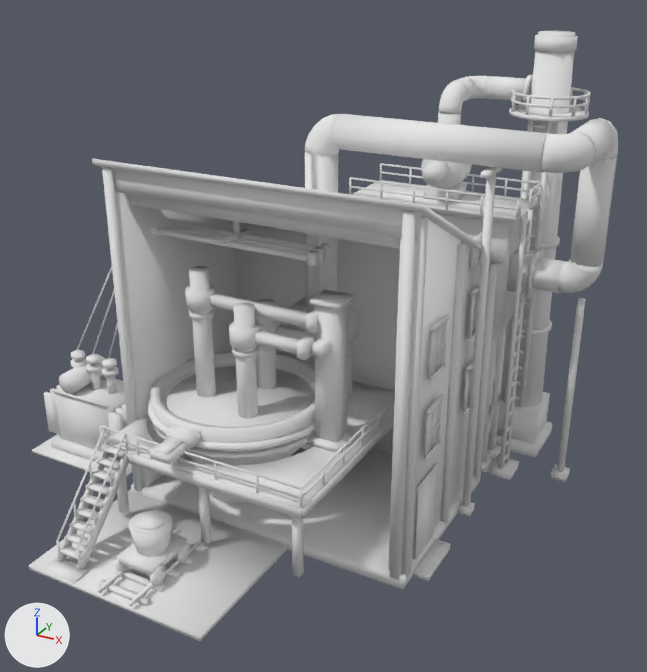
Renders of the glTF model price-of-everything-0.1/assets/supply_chain_3d/eaf_lvl2_contour.glb from each side of a commit.
The view is the same before and after, from a 50 mm lens placed at (0.672, -1.081, 0.816), pointed at (0.075, 0.005, 0.273). Arrows for +X, +Y and +Z are at lower left; the lights stay in place. The first picture is the older version. Vertices at exactly the same position are counted once.

Names of what the first picture shows: 'eaf_v2_contour'.
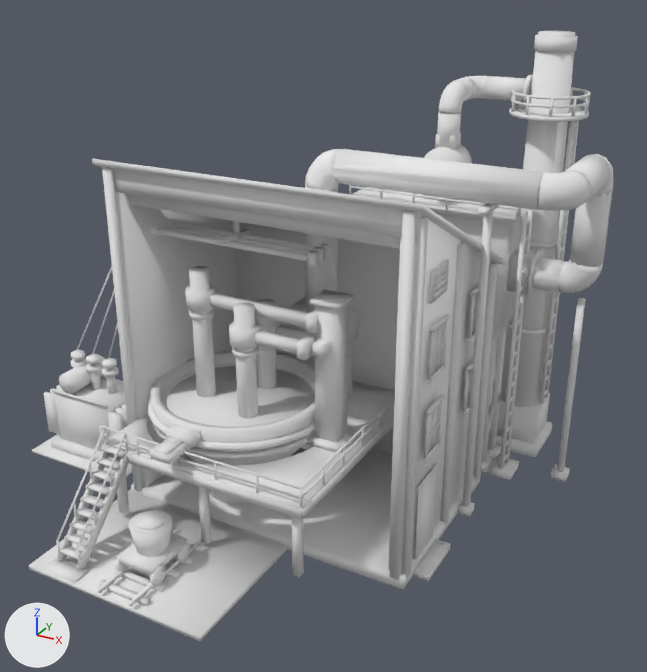
Location of each change, (x1, y1, x2, y2) in pixels of the pictures (647 x 672 px; the box of a moved part takes in the faces that stretch with it):
'eaf_v2_contour', reshaped: before (29, 31, 618, 641); after (29, 31, 613, 641)
part 1 of me_eaf_v2_contour, moved or reshaped: before (471, 233, 482, 269); after (429, 259, 449, 304)
part 2 of me_eaf_v2_contour, moved or reshaped: before (474, 256, 481, 265); after (433, 284, 447, 299)
part 3 of me_eaf_v2_contour, moved or reshaped: before (475, 251, 481, 259); after (433, 278, 448, 293)
part 4 of me_eaf_v2_contour, moved or reshaped: before (475, 248, 479, 252); after (433, 271, 448, 286)
part 5 of me_eaf_v2_contour, moved or reshaped: before (477, 238, 482, 243); after (434, 264, 449, 279)
part 6 of me_eaf_v2_contour, moved or reshaped: before (480, 167, 502, 179); after (478, 203, 499, 215)
part 7 of me_eaf_v2_contour, moved or reshaped: before (519, 121, 553, 407); after (539, 121, 575, 405)
part 8 of me_eaf_v2_contour, moved or reshaped: before (503, 120, 535, 403); after (544, 120, 579, 398)
part 9 of me_eaf_v2_contour, added: after (305, 149, 544, 210)
part 10 of me_eaf_v2_contour, deleted (mostly hidden): before (515, 124, 546, 400)
part 11 of me_eaf_v2_contour, moved or reshaped: before (305, 114, 618, 507); after (305, 154, 613, 507)

What changed in the scene script:
```text
Change me_eaf_v2_contour:
    used by ob_eaf_v2_contour; location = (0.0, 0.0, 0.0)
    remove me_eaf_v2_contour.from_pydata(...)  # 7008 vertices, 12642 faces; spans x -0.426..0.426, y -0.378..0.378, z 0.0..0.693
    add me_eaf_v2_contour.from_pydata(...)  # 6912 vertices, 12450 faces; spans x -0.426..0.426, y -0.378..0.378, z 0.0..0.693
    me_eaf_v2_contour part 1: the loose piece of 8 vertices spanning x 0.288..0.291, y 0.037..0.092, z 0.406..0.448 is moved by (0.0, -0.149, 0.0)
    me_eaf_v2_contour part 2: the loose piece of 8 vertices spanning x 0.291..0.292, y 0.042..0.087, z 0.411..0.416 is moved by (0.0, -0.149, 0.0)
    me_eaf_v2_contour part 3: the loose piece of 8 vertices spanning x 0.291..0.292, y 0.042..0.087, z 0.42..0.425 is moved by (0.0, -0.149, 0.0)
    me_eaf_v2_contour part 4: the loose piece of 8 vertices spanning x 0.291..0.292, y 0.042..0.087, z 0.428..0.434 is moved by (0.0, -0.149, 0.0)
    me_eaf_v2_contour part 5: the loose piece of 8 vertices spanning x 0.291..0.292, y 0.042..0.087, z 0.437..0.443 is moved by (0.0, -0.149, 0.0)
    me_eaf_v2_contour part 6: the loose piece of 8 vertices spanning x 0.295..0.306, y 0.031..0.086, z 0.535..0.542 is moved by (0.0, 0.0, -0.05)
    me_eaf_v2_contour part 7: the loose piece of 8 vertices spanning x 0.309..0.316, y 0.275..0.28, z 0.087..0.575 is moved by (0.027, 0.027, 0.0)
    me_eaf_v2_contour part 8: the loose piece of 8 vertices spanning x 0.282..0.289, y 0.275..0.28, z 0.087..0.575 is moved by (0.054, 0.054, 0.0)
    me_eaf_v2_contour part 9: a new loose piece of 110 vertices spanning x 0.018..0.369, y 0.034..0.083, z 0.484..0.544, in mat_paint (white #e7e7e7)
    me_eaf_v2_contour part 10: 18 loose pieces with 232 vertices, spanning x 0.264..0.334, y 0.275..0.353, z 0.099..0.563, are deleted
    me_eaf_v2_contour part 11: 180 vertices moved from x 0.019..0.426, y 0.036..0.254, z 0.534..0.594 to x 0.019..0.426, y 0.036..0.254, z 0.484..0.544; 147 vertices removed from x 0.018..0.426, y 0.034..0.197, z 0.534..0.594; 37 vertices added at x 0.043..0.426, y 0.034..0.197, z 0.488..0.542
    other edits to the shape of me_eaf_v2_contour do not show in these pictures
```
